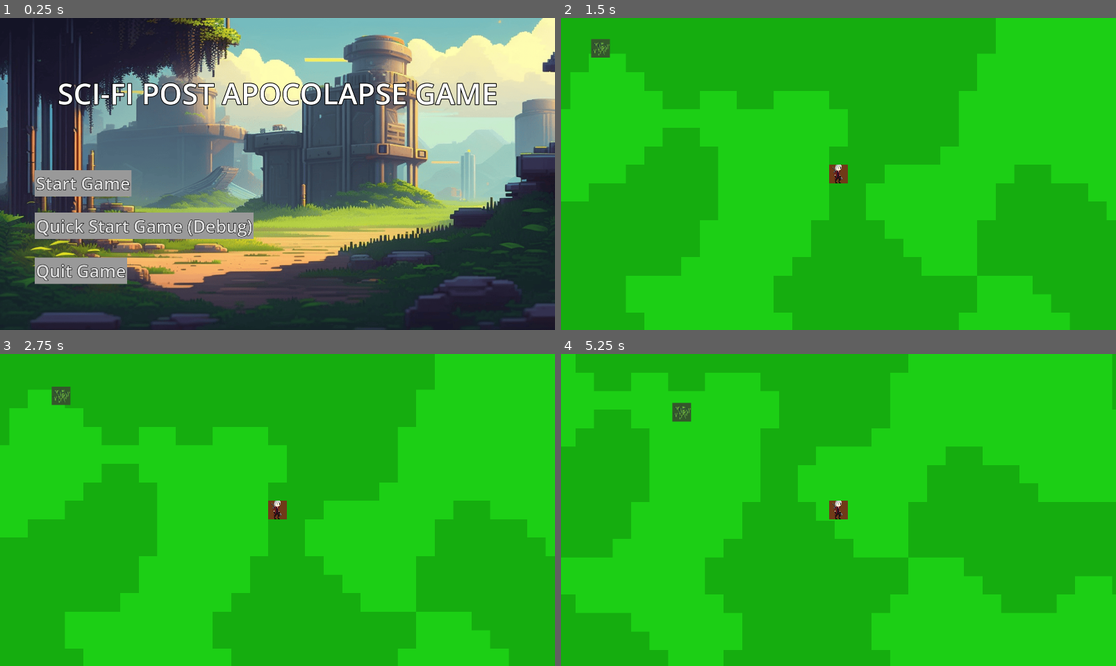
Above: before the commit, frames 1-4 (two rows, left to right).
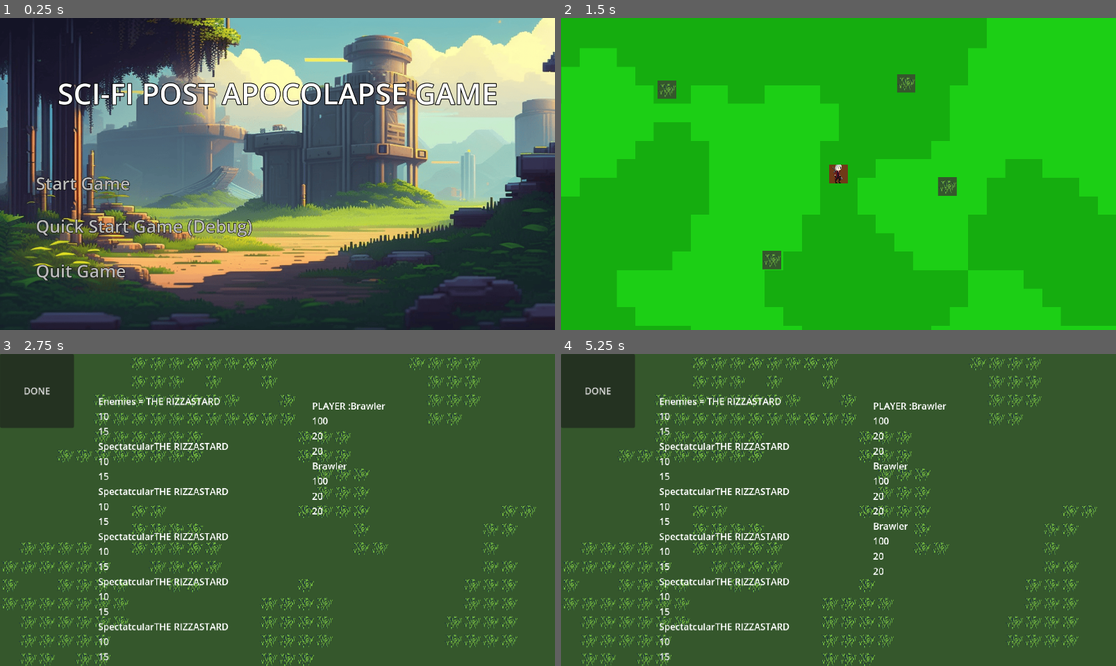
Above: after the commit, the same moments.

Repository: OwenFrakes/PBP.OJJ_RPG
Game: Godot game, scene res://Scenes/titleScreen.tscn
Same seed, same stepped clock (60 frames per second), same inputs: the game is played once before the commit and once after it. The engine's default icon, where the game draws it, is replaced by a stand-in: a white triangle on a blue panel in a dark square.
Inputs (mouse positions are in pixels of both pictures, inside the frame that each line leads up to):
- Up to frame 1 (0.25 s): no input
- Up to frame 2 (1.5 s): click "Start Game" at 0.5 s; click "Select" at 1.25 s
- Up to frame 3 (2.75 s): click (38, 391) at 2 s, where only the run after the commit has a clickable "DONE"
- Up to frame 4 (5.25 s): click (599, 391) at 2.75 s, where only the run after the commit has a clickable "DONE"; move the mouse to (960, 494) at 3.52 s; hold D (Right) 3.53-4.28 s; move the mouse to (727, 525) at 4.27 s; hold S (Down) 4.28-5.03 s; move the mouse to (894, 441) at 5.02 s; hold D (Right) from 5.03 s (still down)

The runs differ from the first frame. In frame 1, 5.8% of the frame differs, in the area x 6-46%, y 48-86%; in frame 2, 9.9%; in frame 3, 100%, in the area x 0-100%, y 0-100%; in frame 4, 100%.

Commit message:
Enemy Repulsion

Diff:
--- a/pbp.ojj_rpg/Resources/Themes/MainMenu.tres
+++ b/pbp.ojj_rpg/Resources/Themes/MainMenu.tres
@@ -1,15 +1,21 @@
-[gd_resource type="Theme" load_steps=4 format=3 uid="uid://d0slgj8uijmcs"]
+[gd_resource type="Theme" load_steps=5 format=3 uid="uid://d0slgj8uijmcs"]
 
-[sub_resource type="StyleBoxFlat" id="StyleBoxFlat_v42l0"]
-bg_color = Color(0.800491, 0.800491, 0.800491, 1)
+[sub_resource type="StyleBoxEmpty" id="StyleBoxEmpty_mp3vn"]
 
-[sub_resource type="StyleBoxFlat" id="StyleBoxFlat_dvphr"]
+[sub_resource type="StyleBoxEmpty" id="StyleBoxEmpty_62hbv"]
 
-[sub_resource type="StyleBoxFlat" id="StyleBoxFlat_mw852"]
-bg_color = Color(0.473976, 0.473976, 0.473976, 1)
+[sub_resource type="StyleBoxEmpty" id="StyleBoxEmpty_8kw8b"]
+
+[sub_resource type="StyleBoxEmpty" id="StyleBoxEmpty_7hd1d"]
 
 [resource]
+Button/colors/font_color = Color(0.733005, 0.733005, 0.733005, 1)
+Button/colors/font_focus_color = Color(0.733333, 0.733333, 0.733333, 1)
+Button/colors/font_hover_color = Color(0.950645, 0.950238, 0.946578, 1)
+Button/colors/font_hover_pressed_color = Color(0.446777, 0.446777, 0.446777, 1)
+Button/colors/font_pressed_color = Color(0.489622, 0.489622, 0.489622, 1)
 Button/constants/outline_size = 6
-Button/styles/hover = SubResource("StyleBoxFlat_v42l0")
-Button/styles/normal = SubResource("StyleBoxFlat_dvphr")
-Button/styles/pressed = SubResource("StyleBoxFlat_mw852")
+Button/styles/focus = SubResource("StyleBoxEmpty_mp3vn")
+Button/styles/hover = SubResource("StyleBoxEmpty_62hbv")
+Button/styles/normal = SubResource("StyleBoxEmpty_8kw8b")
+Button/styles/pressed = SubResource("StyleBoxEmpty_7hd1d")
--- a/pbp.ojj_rpg/Scenes/world.tscn
+++ b/pbp.ojj_rpg/Scenes/world.tscn
@@ -8,9 +8,8 @@
 [ext_resource type="TileSet" uid="uid://bslv4e41bebif" path="res://Resources/Tiles/SuperTileAtlas.tres" id="2_rkuw8"]
 [ext_resource type="Texture2D" uid="uid://bcvg07sc80vv" path="res://Resources/Tiles/TilePictures/GrassyTile.png" id="3_7myob"]
 [ext_resource type="Script" path="res://Scripts/generation.gd" id="4_31yte"]
+[ext_resource type="Script" path="res://Scripts/pause_menu.gd" id="5_awuil"]
 [ext_resource type="Script" path="res://Scripts/battle_master.gd" id="7_8l8pn"]
-[ext_resource type="Script" path="res://Scripts/enemy_depreciated.gd" id="7_dr5p8"]
-[ext_resource type="Texture2D" uid="uid://wxkuqncnr1qe" path="res://Resources/icon.svg" id="7_ro2cn"]
 
 [sub_resource type="RectangleShape2D" id="RectangleShape2D_gjmx1"]
 size = Vector2(64, 64)
@@ -36,7 +35,8 @@
 [node name="Node2D" type="Node2D"]
 
 [node name="NewEnemy" type="RigidBody2D" parent="."]
-position = Vector2(1369, 805)
+position = Vector2(1569, 938)
+collision_layer = 2
 linear_damp = 1.0
 angular_damp = 1000.0
 script = ExtResource("1_6iywq")
@@ -45,11 +45,54 @@
 shape = SubResource("RectangleShape2D_gjmx1")
 
 [node name="Sprite2D" type="Sprite2D" parent="NewEnemy"]
+texture_filter = 1
+texture = ExtResource("1_2uw6j")
+
+[node name="NewEnemy2" type="RigidBody2D" parent="."]
+position = Vector2(2518, 893)
+collision_layer = 2
+linear_damp = 1.0
+angular_damp = 1000.0
+script = ExtResource("1_6iywq")
+
+[node name="CollisionShape2D" type="CollisionShape2D" parent="NewEnemy2"]
+shape = SubResource("RectangleShape2D_gjmx1")
+
+[node name="Sprite2D" type="Sprite2D" parent="NewEnemy2"]
+texture_filter = 1
+texture = ExtResource("1_2uw6j")
+
+[node name="NewEnemy3" type="RigidBody2D" parent="."]
+position = Vector2(2725, 1323)
+collision_layer = 2
+linear_damp = 1.0
+angular_damp = 1000.0
+script = ExtResource("1_6iywq")
+
+[node name="CollisionShape2D" type="CollisionShape2D" parent="NewEnemy3"]
+shape = SubResource("RectangleShape2D_gjmx1")
+
+[node name="Sprite2D" type="Sprite2D" parent="NewEnemy3"]
+texture_filter = 1
+texture = ExtResource("1_2uw6j")
+
+[node name="NewEnemy4" type="RigidBody2D" parent="."]
+position = Vector2(1933, 1661)
+collision_layer = 2
+linear_damp = 1.0
+angular_damp = 1000.0
+script = ExtResource("1_6iywq")
+
+[node name="CollisionShape2D" type="CollisionShape2D" parent="NewEnemy4"]
+shape = SubResource("RectangleShape2D_gjmx1")
+
+[node name="Sprite2D" type="Sprite2D" parent="NewEnemy4"]
 texture_filter = 1
 texture = ExtResource("1_2uw6j")
 
 [node name="Player" type="CharacterBody2D" parent="."]
 position = Vector2(2239, 1267)
+collision_mask = 3
 script = ExtResource("1_sauk2")
 picture = "res://Resources/Character/dante.png"
 
@@ -75,6 +118,7 @@
 grow_horizontal = 2
 grow_vertical = 2
 theme = ExtResource("2_g36tr")
+script = ExtResource("5_awuil")
 
 [node name="ResumeBtn" type="Button" parent="Player/PauseMenu"]
 z_index = 1
@@ -118,11 +162,6 @@
 grow_horizontal = 2
 theme = ExtResource("2_g36tr")
 text = "Quit Game"
-
-[node name="AddItem" type="Button" parent="Player/PauseMenu"]
-layout_mode = 0
-offset_right = 8.0
-offset_bottom = 8.0
 
 [node name="Generation" type="TileMapLayer" parent="."]
 z_index = -5
@@ -173,14 +212,7 @@
 offset_bottom = 101.0
 text = "PLAYER :"
 
-[node name="EnemyBody" type="Sprite2D" parent="."]
-self_modulate = Color(0.807919, 0.703809, 0.0847713, 1)
-position = Vector2(563, 289)
-texture = ExtResource("7_ro2cn")
-script = ExtResource("7_dr5p8")
-
 [connection signal="pressed" from="Player/PauseMenu/ResumeBtn" to="Player" method="pauseMenu"]
 [connection signal="pressed" from="Player/PauseMenu/MainMenuBtn" to="Player" method="mainMenu"]
 [connection signal="pressed" from="Player/PauseMenu/QuitBtn" to="Player" method="quitGame"]
-[connection signal="pressed" from="Player/PauseMenu/AddItem" to="Player" method="addItem"]
 [connection signal="pressed" from="BattleCamera/Button" to="Player" method="battleWin"]
--- a/pbp.ojj_rpg/Scripts/enemy_2.gd
+++ b/pbp.ojj_rpg/Scripts/enemy_2.gd
@@ -2,10 +2,9 @@
 
 @onready var player_reference = $"../Player"
 var player_position : Vector2
-var move_cooldown = 0
+var move_cooldown = 0.0
 var inFight = false
 var enemies = []
-var leap_power = 1.25
 
 # Called when the node enters the scene tree for the first time.
 func _ready() -> void:
@@ -28,29 +27,34 @@
 
 	#If the player is touching, do stuff.
 	for body in collisions:
-		if body is Player and !inFight:
+		if (body is Player) and (!inFight && !player_reference.inFight):
 			player_reference.battle(self)
 			inFight = true
+		elif body is Player and player_reference.inFight:
+			apply_central_impulse((position - player_position) * 5)
 
 	#If infight, then can't move.
-	if(!inFight):
+	if(!inFight && !player_reference.inFight):
 		#How far the enemy is from the player.
 		var player_distance_vector = (player_position - position).abs()
 		var player_distance = sqrt(pow(player_distance_vector.x, 2) + pow(player_distance_vector.y, 2))
 
-		#If within hopping distance, hop.
-		if((player_distance < 1000) && move_cooldown <= 0):
+		#If within hopping distance, and not on cooldown, hop.
+		if(player_distance < 1000 && move_cooldown <= 0):
+			#Calculate the jump power. Fun equation to read in code.
+			var jump_power = (((-1.0 / (10.0/3.0)) * (player_distance/100.0)) + 3.0) + randf_range(-0.5, 0.5)
+			#print(jump_power)
+
 			#If close, do a short hop.
 			if(player_distance < 400):
-				var jump_power_long = (((-1.0 / (10.0/3.0)) * (player_distance/100.0)) + 3.0)
-				apply_impulse((player_position - position) * jump_power_long)
-				print(jump_power_long)
+				apply_impulse((player_position - position) * jump_power)
 				move_cooldown = 0.75
+
 			#If far, do a long hop.
 			else:
-				var jump_power_short = (((-1.0 / (10.0/3.0)) * (player_distance/100.0)) + 3.0)
-				apply_impulse((player_position - position) * jump_power_short)
-				print(jump_power_short)
+				apply_impulse((player_position - position) * jump_power)
 				move_cooldown = 1.75
+
+		#If outside range, or on cooldown, remove time from the cool down timer.
 		else:
 			move_cooldown -= delta
--- a/pbp.ojj_rpg/Scripts/inventory_cell.gd
+++ /dev/null
@@ -1,50 +0,0 @@
-class_name Inventory_Cell
-extends Node2D
-
-var item = null
-var button : Button
-@onready var player = get_node(PlayerStats.player_node_path)
-
-# Called when the node enters the scene tree for the first time.
-func _ready() -> void:
-	button = Button.new()
-	button.size = Vector2(64,64)
-	add_child(button)
-
-	button.pressed.connect(active_cell)
-	z_index = 50
-
-func _init(new_item = null) -> void:
-	item = new_item
-	if(typeof(item) != typeof(null)):
-		button.icon = item.item_icon
-		button.text = "Worked"
-
-func active_cell():
-	#Player has nothing selected
-	if(typeof(player.active_inventory_cell) == typeof(null)):
-		player.active_inventory_cell = self
-		button.self_modulate = Color(0,1,0)
-	#Player has the same cell selected
-	elif(player.active_inventory_cell == self):
-		player.active_inventory_cell = null
-		button.self_modulate = Color(1,1,1)
-	#Player selected a different cell
-	else:
-		player.active_inventory_cell.button.self_modulate = Color(1,1,1)
-		var old_item = item
-		setItem(player.active_inventory_cell.item)
-		player.active_inventory_cell.setItem(old_item)
-		player.active_inventory_cell = null
-
-func setItem(new_item : Item_Base):
-	item = new_item
-	if(typeof(item) == typeof(null)):
-		button.text = ""
-	else:
-		button.text = item.getName()
-
-func getItem():
-	if(typeof(item) == typeof(null)):
-		return null
-	return item
--- a/pbp.ojj_rpg/Scripts/inventory_component.gd
+++ /dev/null
@@ -1,91 +0,0 @@
-class_name Inventory_Component
-extends Node2D
-
-var rows = 1
-var collums = 1
-var space : Array
-var panel : Panel
-var isPlayerInventory : bool
-
-# Called when the node enters the scene tree for the first time.
-func _ready() -> void:
-	hide()
-	pass
-
-# Called with instantiated.
-func _init(new_rows : int = 1, new_cols : int = 1, playerInventory : bool = false) -> void:
-	rows = new_rows
-	collums = new_cols
-	isPlayerInventory = playerInventory
-
-	#Panel / Background
-	panel = Panel.new()
-	panel.size = Vector2((5*(collums+1))+(64*collums), (5*(rows+1))+(64*rows))
-	panel.z_index = 25
-	panel.set_anchors_preset(Control.PRESET_TOP_LEFT)
-	add_child(panel)
-
-	for x in collums:
-		space.append([])
-		for y in rows:
-			var new_cell = Inventory_Cell.new()
-			new_cell.position = Vector2((5 * (x + 1)) + (x * 64), (5 * (y + 1)) + (y * 64))
-			space[x].append(new_cell)
-			add_child(new_cell)
-
-func getWidth():
-	return collums
-
-func getLength():
-	return rows
-
-func getInventory():
-	var item_array = []
-
-	for x in collums:
-		item_array.append([])
-		for y in rows:
-			item_array[x].append(space[x][y].getItem())
-
-	return item_array
-
-func setInventory(new_items, new_rows : int = rows, new_collums : int = collums):
-
-	#Kill the old item_cells
-	for x in collums:
-		for y in rows:
-			remove_child(space[x][y])
-
-	#Make a new space and whatnot
-	space = []
-	rows = new_rows
-	collums = new_collums
-
-	#Make new item cells in space
-	for x in collums:
-		space.append([])
-		for y in rows:
-			var new_cell = Inventory_Cell.new()
-			new_cell.position = Vector2((5 * (x + 1)) + (x * 64), (5 * (y + 1)) + (y * 64))
-			space[x].append(new_cell)
-			add_child(new_cell)
-
-	#Give each cell a new item from the given array.
-	for x in collums:
-		for y in rows:
-			space[x][y].setItem(new_items[x][y])
-
-func openInventory():
-	if(isPlayerInventory):
-		if(self.visible):
-			#These cause issues.
-			PlayerStats.player_inventory = getInventory()
-			self.hide()
-		else:
-			get_node(PlayerStats.player_node_path).inventory.setInventory(PlayerStats.player_inventory)
-			self.show()
-	else:
-		if(self.visible):
-			self.hide()
-		else:
-			self.show()
--- /dev/null
+++ b/pbp.ojj_rpg/Scripts/pause_menu.gd
@@ -0,0 +1,44 @@
+extends Panel
+
+@onready var main_menu_panel = self
+
+# Called every frame. 'delta' is the elapsed time since the previous frame.
+func _process(delta: float) -> void:
+	#Button being listened for.
+	if(Input.is_action_just_pressed("EscapeAction")):
+		pauseMenu()
+
+func pauseMenu():
+	if(get_tree().paused == false):
+		pauseGame()
+		print("A")
+
+	elif(get_tree().paused == true):
+		resumeGame()
+		print("B")
+
+## BUTTON SIGNAL METHODS ####################################################
+
+# Main Menu Button
+func mainMenu():
+	resumeGame()
+	get_tree().change_scene_to_file("res://Scenes/titleScreen.tscn")
+
+# Quit Game Button
+func quitGame():
+	resumeGame()
+	get_tree().quit()
+
+#Pauses the Game and brings up the menu.
+func pauseGame():
+	get_tree().paused = true
+	main_menu_panel.show()
+
+#Resumes the game and hides the menu.
+func resumeGame():
+	get_tree().paused = false
+	main_menu_panel.hide()
+
+#func _shortcut_input(event: InputEvent) -> void:
+#	if (event.is_action("EscapeAction")):
+#		resumeGame()
--- a/pbp.ojj_rpg/Scripts/player_body.gd
+++ b/pbp.ojj_rpg/Scripts/player_body.gd
@@ -7,25 +7,19 @@
 #Variables
 var player_sprite : Sprite2D
 var player_collision : CollisionShape2D
-var movement_cooldown = 0
 var player_size : Vector2
 var desired_position = position
 @export var picture : String
 var inFight = false
-@onready var main_menu_panel = $PauseMenu
-var inventory : Inventory_Component
-var active_inventory_cell
 
 #Battle Variables
 @onready var battle_camera = $"../BattleCamera"
 @onready var player_camera = $PlayerCamera
 @onready var enemy_label = $"../BattleCamera/EnemiesLabel"
-@onready var map_tile_set = $"../World Terrain"
 
 ## START UP ########################################################################################
 func _ready() -> void:
 	PlayerStats.player_node_path = get_path()
-	posToMap(position)
 
 	#Give the player their sprite body.
 	player_sprite = Sprite2D.new()
@@ -38,138 +32,56 @@
 	add_child(player_sprite)
 
 	#Give the player their collisions.
-	player_collision = CollisionShape2D.new()
-	var rectangle_shape = RectangleShape2D.new()
-	var sprite_size_x = player_sprite.scale.x * player_sprite.texture.get_width()
-	var sprite_size_y = player_sprite.scale.y * player_sprite.texture.get_height()
-	player_size = Vector2(sprite_size_x, sprite_size_y)
-	rectangle_shape.size = Vector2(sprite_size_x / 2, sprite_size_y / 2)
-	player_collision.shape = rectangle_shape
-	add_child(player_collision)
+	#player_collision = CollisionShape2D.new()
+	#var rectangle_shape = RectangleShape2D.new()
+	#var sprite_size_x = player_sprite.scale.x * player_sprite.texture.get_width()
+	#var sprite_size_y = player_sprite.scale.y * player_sprite.texture.get_height()
+	#player_size = Vector2(sprite_size_x, sprite_size_y)
+	#rectangle_shape.size = Vector2(sprite_size_x / 2, sprite_size_y / 2)
+	#player_collision.shape = rectangle_shape
+	#add_child(player_collision)
 
-	#Inventory Code
-	inventory = Inventory_Component.new(3,3,true)
-	inventory.position = Vector2(-((1920*0.75)/2),-((1080*0.75)/2))
-	add_child(inventory)
 
 ## EVERY FRAME #####################################################################################
 # Called every frame. 'delta' is the elapsed time since the previous frame.
 func _process(delta: float) -> void:
 
-	if(Input.is_action_just_pressed("EscapeAction")):
-		pauseMenu()
-
-	if(Input.is_action_just_pressed("Inventory")):
-		#Make sure everything that in the inventory is in it.
-		#for x in inventory.getWidth():
-		#	for y in inventory.getLength():
-		#		pass
-		#Show it to the player.
-		inventory.openInventory()
-
 	#If not in a fight, the player can move.
 	if(!inFight):
-		move2()
-		pass
+		move()
+
+	elif(inFight):
+		velocity = Vector2(0,0)
 
 	#Actually move the player to the desired position.
 	#moveAnimation(desired_position, delta)
 
 	move_and_slide()
 
-func addItem():
-	inventory.space[0][0].setItem(Item_Base.new())
-
-## PAUSE MENU METHODS ##############################################################################
-func pauseMenu():
-	if(get_tree().paused == false):
-		pauseGame()
-
-	elif(get_tree().paused == true):
-		resumeGame()
-
-func mainMenu():
-	resumeGame()
-	get_tree().change_scene_to_file("res://Scenes/titleScreen.tscn")
-
-func quitGame():
-	resumeGame()
-	get_tree().quit()
-
-#Pauses the Game and brings up the menu.
-func pauseGame():
-	get_tree().paused = true
-	main_menu_panel.show()
-
-#Resumes the game and hides the menu.
-func resumeGame():
-	get_tree().paused = false
-	main_menu_panel.hide()
-
-func _shortcut_input(event: InputEvent) -> void:
-	if (event.is_action("EscapeAction")):
-		resumeGame()
-
-## MOVEMENT TEST ###################################################################################
-
-func move2():
+## MOVEMENT METHODS ################################################################################
+func move():
 	var move_magnitude = Input.get_vector("Left","Right","Up","Down")
-
 	velocity = move_magnitude * 250
-
-## MOVEMENT METHODS ################################################################################
-func move(delta : float):
-
-	var tile_pos = map_tile_set.local_to_map(position)
-	var move_direction = Input.get_vector("Left", "Right", "Down", "Up")
-
-	if(movement_cooldown <= 0 && move_direction != Vector2(0,0)):
-		match(move_direction):
-			Vector2(1,0):
-				tile_pos += Vector2i(1,0)
-			Vector2(0,1):
-				tile_pos += Vector2i(0,-1)
-			Vector2(-1,0):
-				tile_pos += Vector2i(-1,0)
-			Vector2(0,-1):
-				tile_pos += Vector2i(0,1)
-		#Check what the next tile is.
-		if(map_tile_set.get_cell_atlas_coords(tile_pos).x == 7):
-			pass
-		else:
-			desired_position = map_tile_set.map_to_local(tile_pos)
-			movement_cooldown = 0.25
-	else:
-		#Subtract time from the cooldown.
-		movement_cooldown -= delta
-
-func moveAnimation(point : Vector2, delta : float):
-	#Move towards the desired position.
-	position = position.move_toward(point, 500 * delta)
-
-func posToMap(player_position : Vector2):
-	var tile_pos = map_tile_set.local_to_map(player_position)
-	var center_pos = map_tile_set.map_to_local(tile_pos)
-	desired_position = center_pos
-	position = center_pos
 
 ## BATTLE METHODS ##################################################################################
 func battle(enemy_group):
 	PlayerStats.enemy = enemy_group
 	inFight = true
 	battle_camera.readyBattle(enemy_group)
-	switchBattleCamera()
+	set_collision_mask_value(2, false)
+	switchBattleCamera(true)
 
 func battleWin():
 	PlayerStats.enemy.free()
 	inFight = false
-	switchBattleCamera()
+	switchBattleCamera(false)
+	set_collision_mask_value(2, true)
 
 func battleLose():
 	get_tree().quit()
 
-func switchBattleCamera():
-	if(player_camera.is_current()):
+func switchBattleCamera(battle_cam_yes : bool):
+	if(battle_cam_yes):
 		battle_camera.make_current()
 		battle_camera.visible = true
 	else:
Not shown: 1 places in pbp.ojj_rpg/Scenes/world.tscn that only renumber resources
